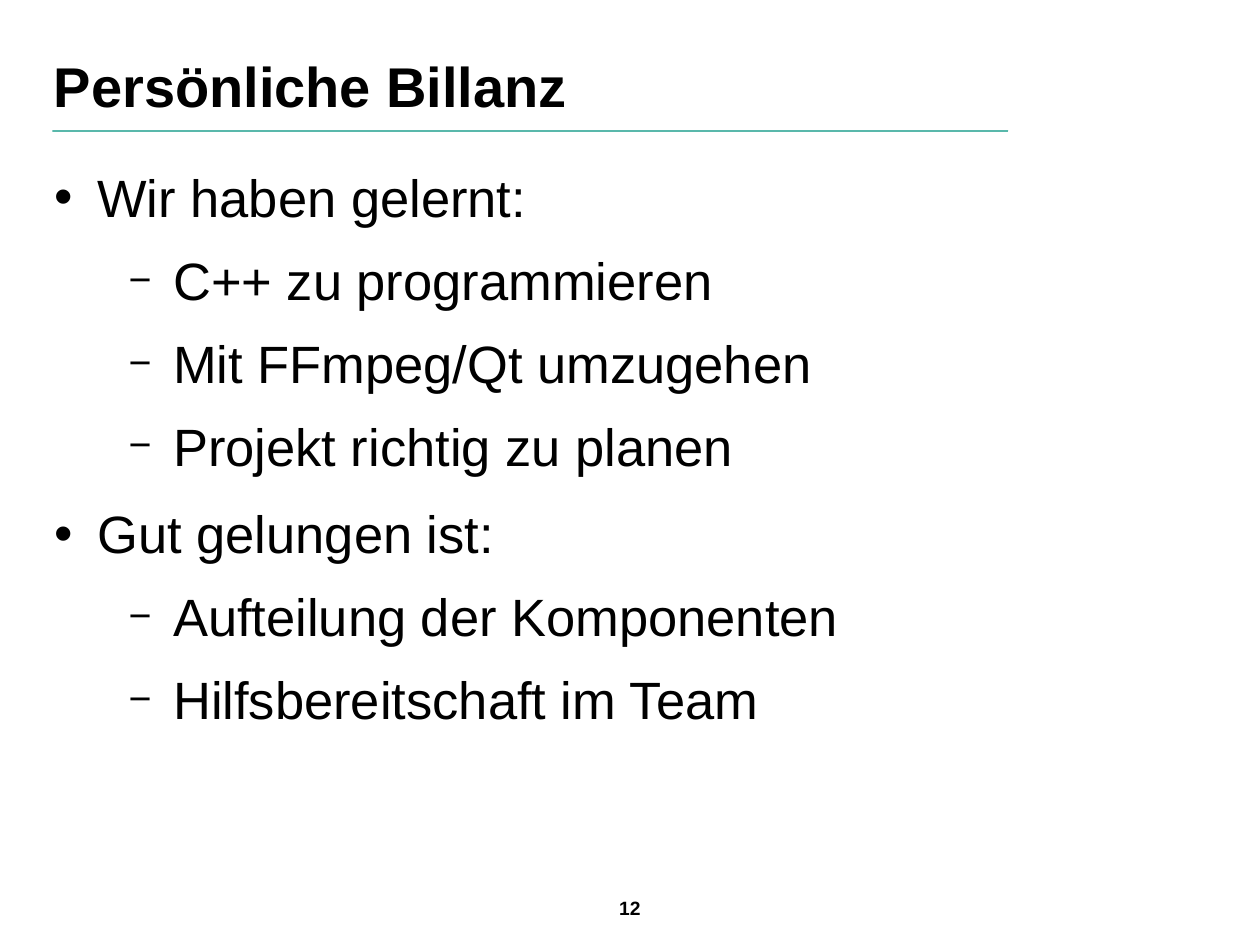
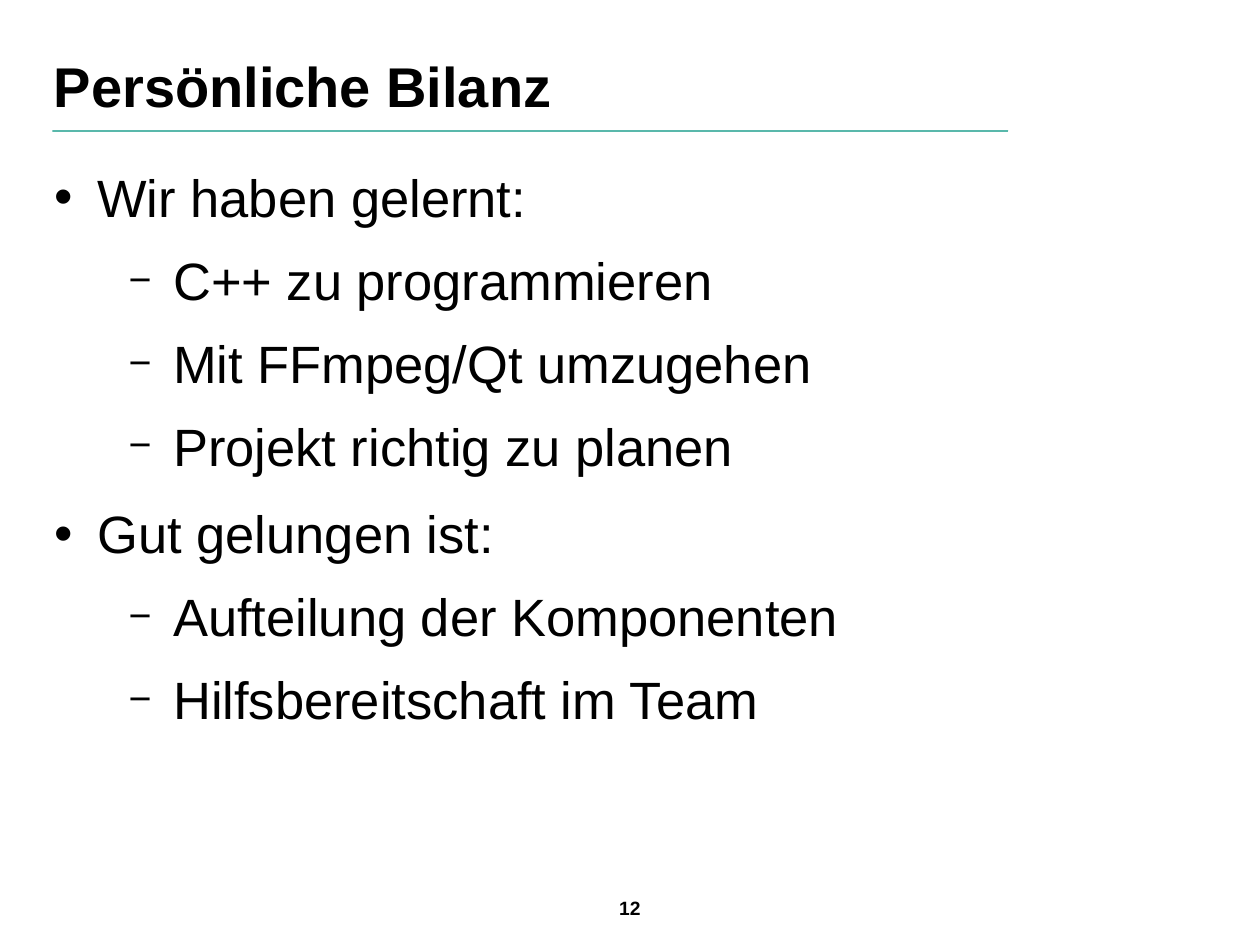
Before and after one commit to SuppenGeist/pse-ws1516-videoencoder-ta, a slide deck: slide 12 of Präsentation/Präsentation.odp. Drawn at 1260x945 pixels with LibreOffice and Linux fonts; fonts in the diff are those of the drawing; background and template pictures are left out. Boxes give left, top, right and bottom in pixels: in the first picture for what was removed or moved away, otherwise in the second. Text is boxed around its words. In the diff, an @@ line names an element or a change of style, - is before the commit and + after.

Commit message:
Correct spelling mistake

```diff
--- a/Präsentation/Präsentation.odp
+++ b/Präsentation/Präsentation.odp
@@ title at (54, 66, 551, 108): text changed @@
-Persönliche Billanz
+Persönliche Bilanz
```
Also in this commit, not shown: 2 other slides changed.
